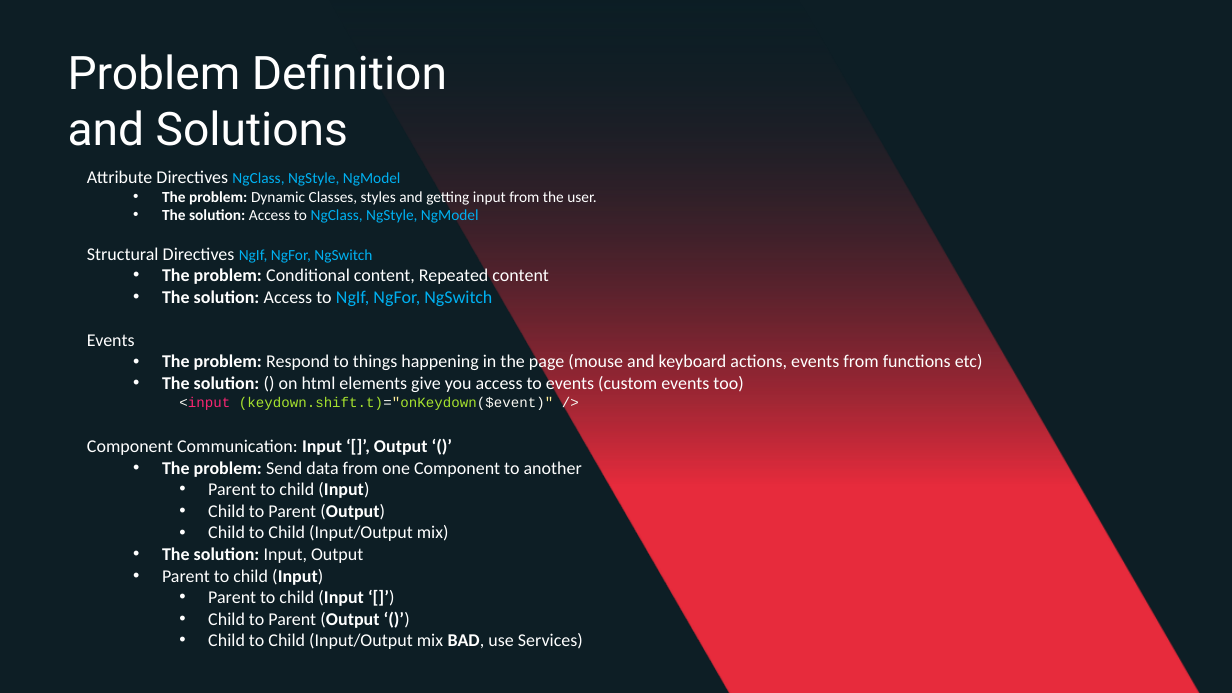
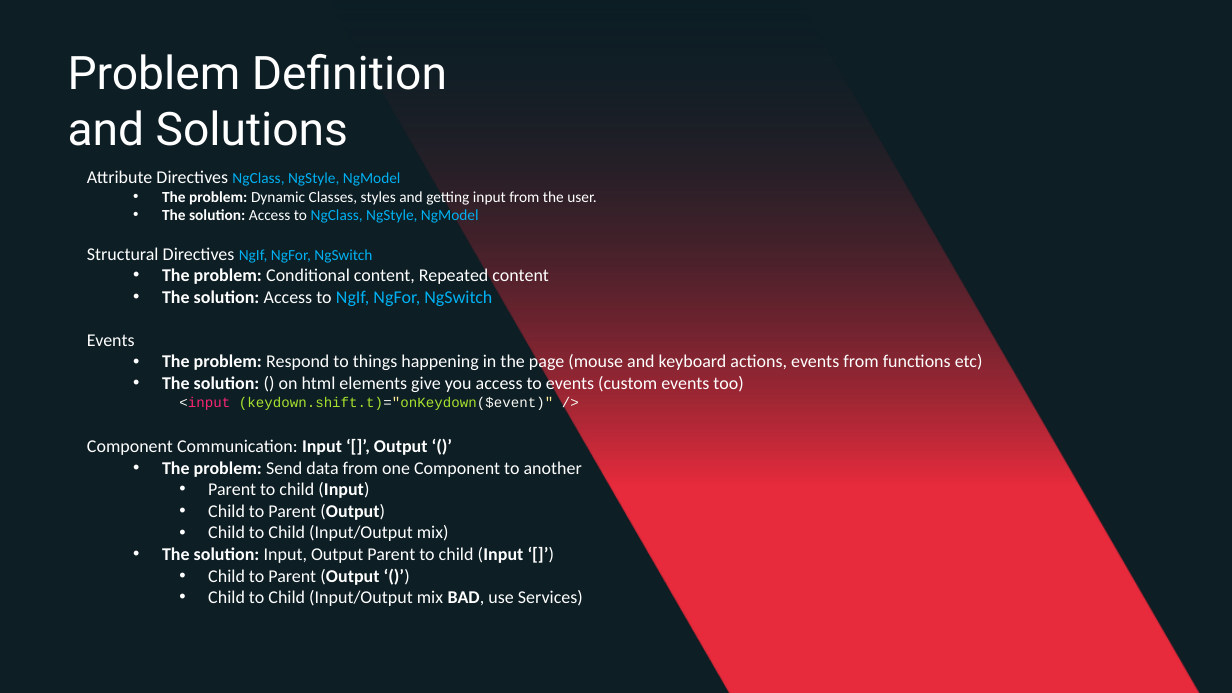
Before and after one commit to EliasKokkinos/Angular-Tutorials, a slide deck: slide 6 of documentation/Presentations/Angular the Basics.pptx. Drawn at 1232x693 pixels with LibreOffice and Linux fonts; fonts in the diff are those of the drawing. Boxes give left, top, right and bottom in pixels: in the first picture for what was removed or moved away, otherwise in the second. Text is boxed around its words. In the diff, an @@ line names an element or a change of style, - is before the commit and + after.

Commit message:
Presentation fixes

```diff
--- a/documentation/Presentations/Angular the Basics.pptx
+++ b/documentation/Presentations/Angular the Basics.pptx
@@ text at (162,547,524,563): text changed @@
-  • The solution: Input, Output
-  • Parent to child (Input)
-    • Parent to child (Input ‘[]’)
+  • The solution: Input, Output Parent to child (Input ‘[]’)
```
Also in this commit, not shown: 1 other slide changed.
